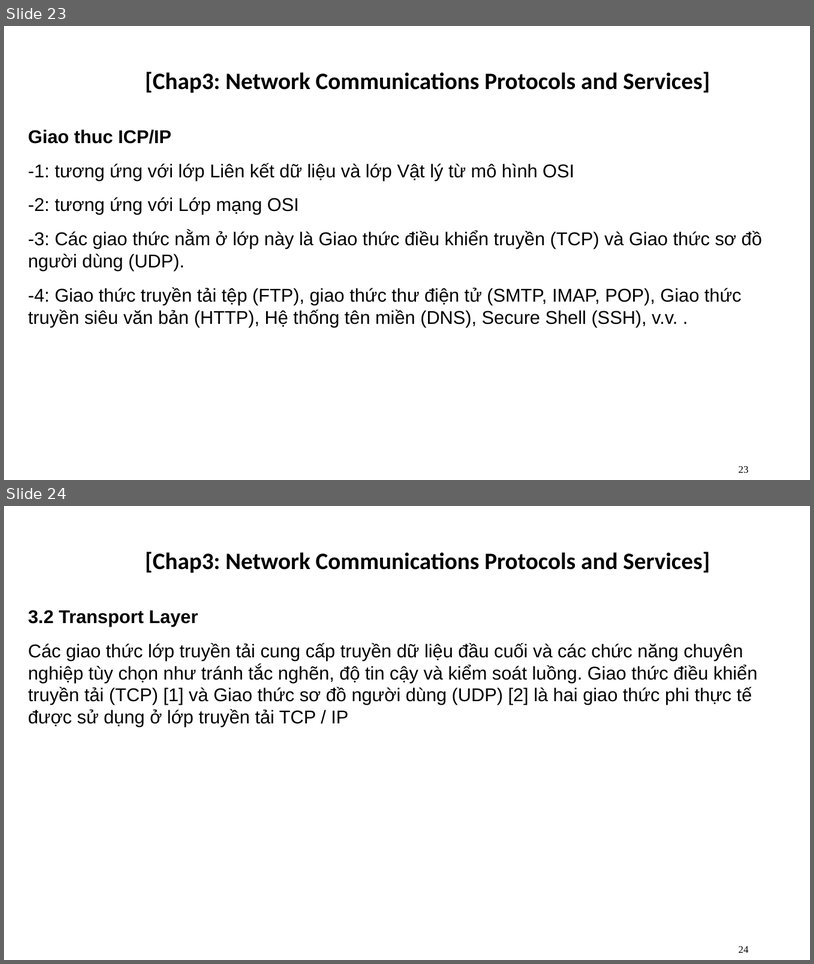
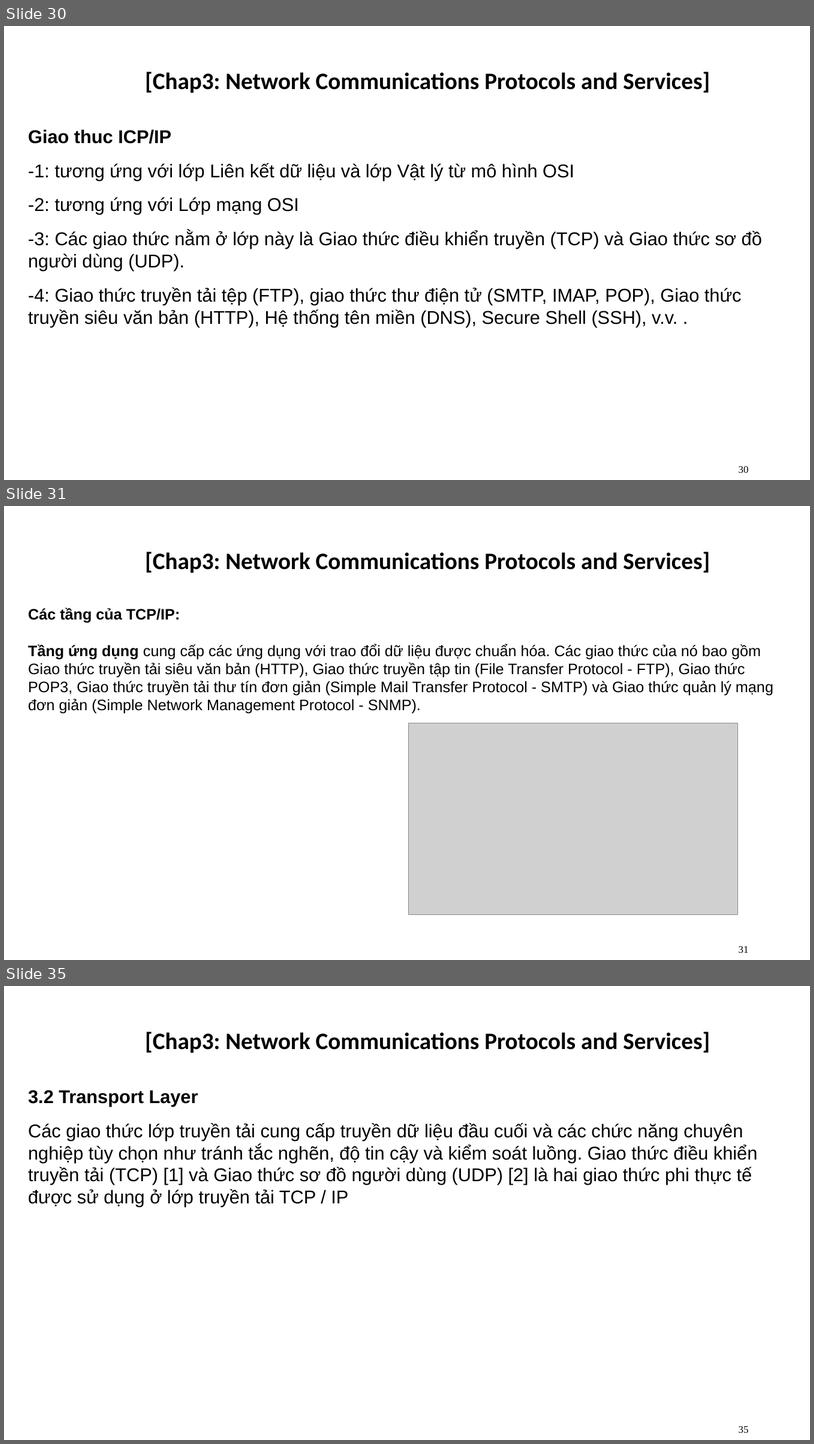
Before and after one commit to quang-vn26/Advanced-Network-Programming-Tieng-Viet-, a slide deck: pp1.pptx. Shown one above the other, each under a label of ours: slides 23 and 24 before the commit, slides 30, 31 and 35 after it; the slides between them are not shown. The pictures are 814x964 and 814x1444 pixels, drawn with LibreOffice and Linux fonts; fonts in the diff are those of the drawing; grey boxes stand for pictures; background and template pictures are left out. Boxes give left, top, right and bottom in pixels: in the first picture for what was removed or moved away, otherwise in the second. Text is boxed around its words. In the diff, an @@ line names an element or a change of style, - is before the commit and + after.

```diff
--- a/pp1.pptx
+++ b/pp1.pptx
@@ slide 31 added at (4, 506, 810, 960), background picture (left out) @@
@@ text added at (145, 552, 710, 573), 28 pt, text #000000, bold @@
+[Chap3: Network Communications Protocols and Services]
@@ text added at (28, 607, 774, 714), 18 pt, text #000000 @@
+Các tầng của TCP/IP:
+Tầng ứng dụng cung cấp các ứng dụng với trao đổi dữ liệu được chuẩn hóa. Các giao thức của nó bao gồm Giao thức truyền tải siêu văn bản (HTTP), Giao thức truyền tập tin (File Transfer Protocol - FTP), Giao thức POP3, Giao thức truyền tải thư tín đơn giản (Simple Mail Transfer Protocol - SMTP) và Giao thức quản lý mạng đơn giản (Simple Network Management Protocol - SNMP).
@@ picture added at (409, 723, 738, 915) @@
@@ page number added at (739, 946, 749, 952), 12 pt, text #000000 @@
+31
@@ what was slide 23 is now slide 30 @@
@@ page number at (739, 466, 749, 472): text changed @@
-23
+30
@@ what was slide 24 is now slide 35 @@
@@ page number at (739, 1426, 749, 1432): text changed @@
-24
+35
```
Also in this commit, not shown: 16 slides changed, 10 other slides added, 2 slides removed.
